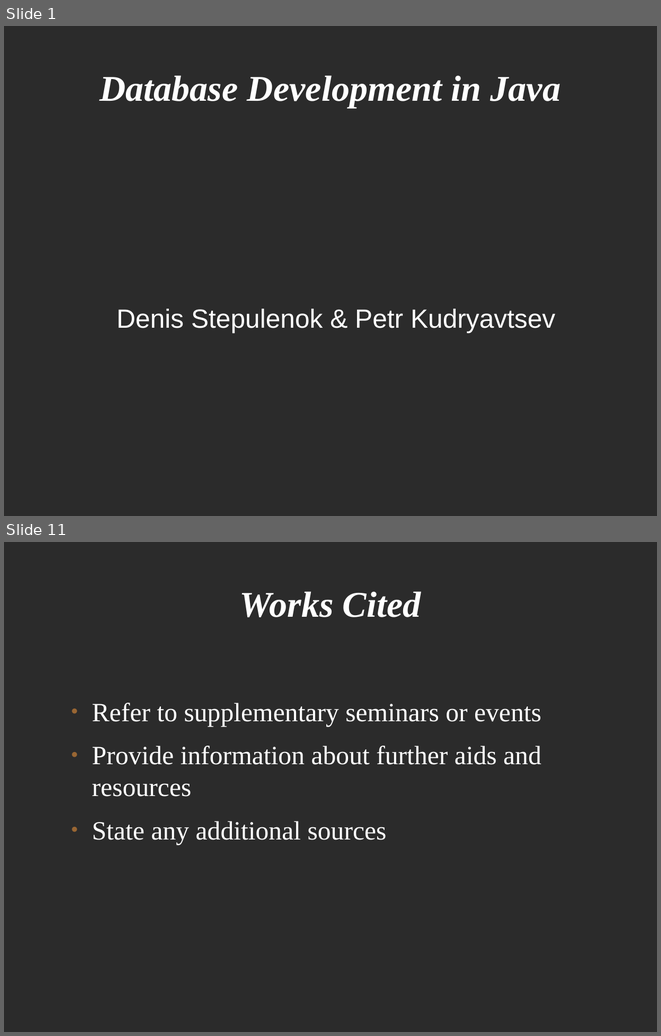
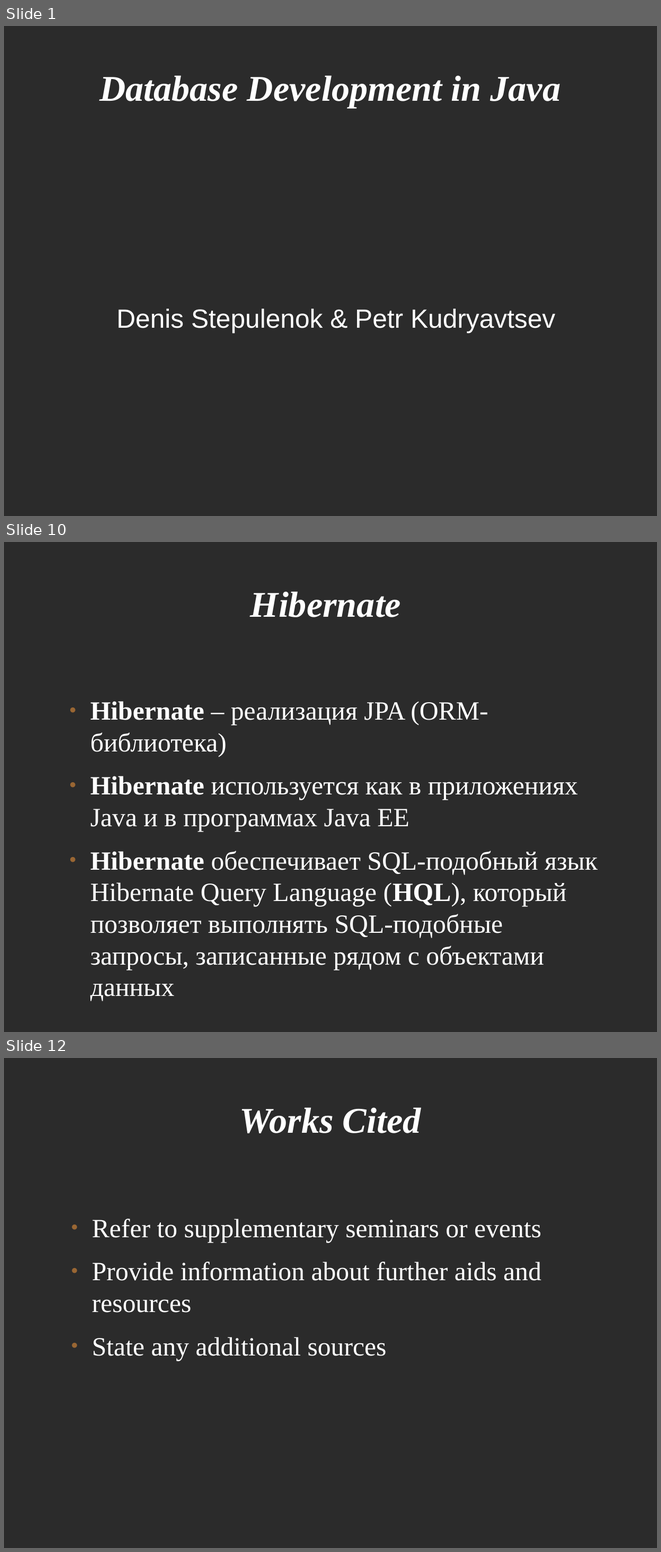
Before and after one commit to levelp/java, a slide deck: Java Databases.odp. Shown one above the other, each under a label of ours: slides 1 and 11 before the commit, slides 1, 10 and 12 after it; the slides between them are not shown. The pictures are 661x1036 and 661x1552 pixels, drawn with LibreOffice and Linux fonts; fonts in the diff are those of the drawing; background and template pictures are left out; a plain dark background stands for a picture behind light text. Boxes give left, top, right and bottom in pixels: in the first picture for what was removed or moved away, otherwise in the second. Text is boxed around its words. In the diff, an @@ line names an element or a change of style, - is before the commit and + after.

```diff
--- a/Java Databases.odp
+++ b/Java Databases.odp
@@ slide 10 added at [4,542,657,1032], background picture (left out) @@
@@ title added at [250,591,401,617], 44 pt, text #FFFFFF, bold, italic @@
+Hibernate
@@ text added at [90,701,598,1001], 32 pt, text #FFFFFF @@
+● Hibernate – реализация JPA (ORM-библиотека)
+● Hibernate используется как в приложениях Java и в программах Java EE
+● Hibernate обеспечивает SQL-подобный язык Hibernate Query Language (HQL), который позволяет выполнять SQL-подобные запросы, записанные рядом с объектами данных
@@ what was slide 11 is now slide 12 @@
```
Also in this commit, not shown: 9 other slides added, 9 slides removed, 1 other file.
